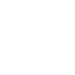
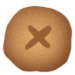
Revision of a layered w=75, h=75 image; what changed, layer by layer:
added layer "Layer 2" above "Layer 1" over [24, 24, 53, 51]
added layer "Layer 1" above "background" over [2, 5, 73, 73]
